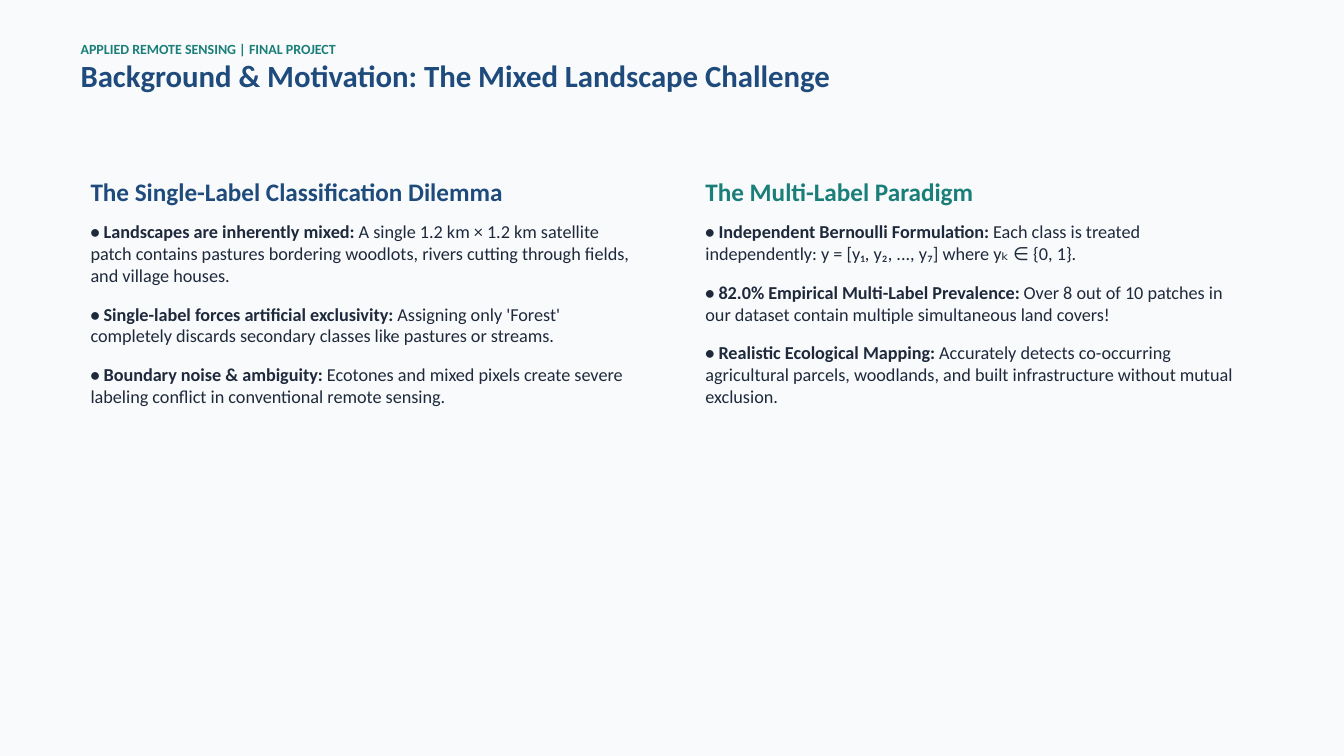
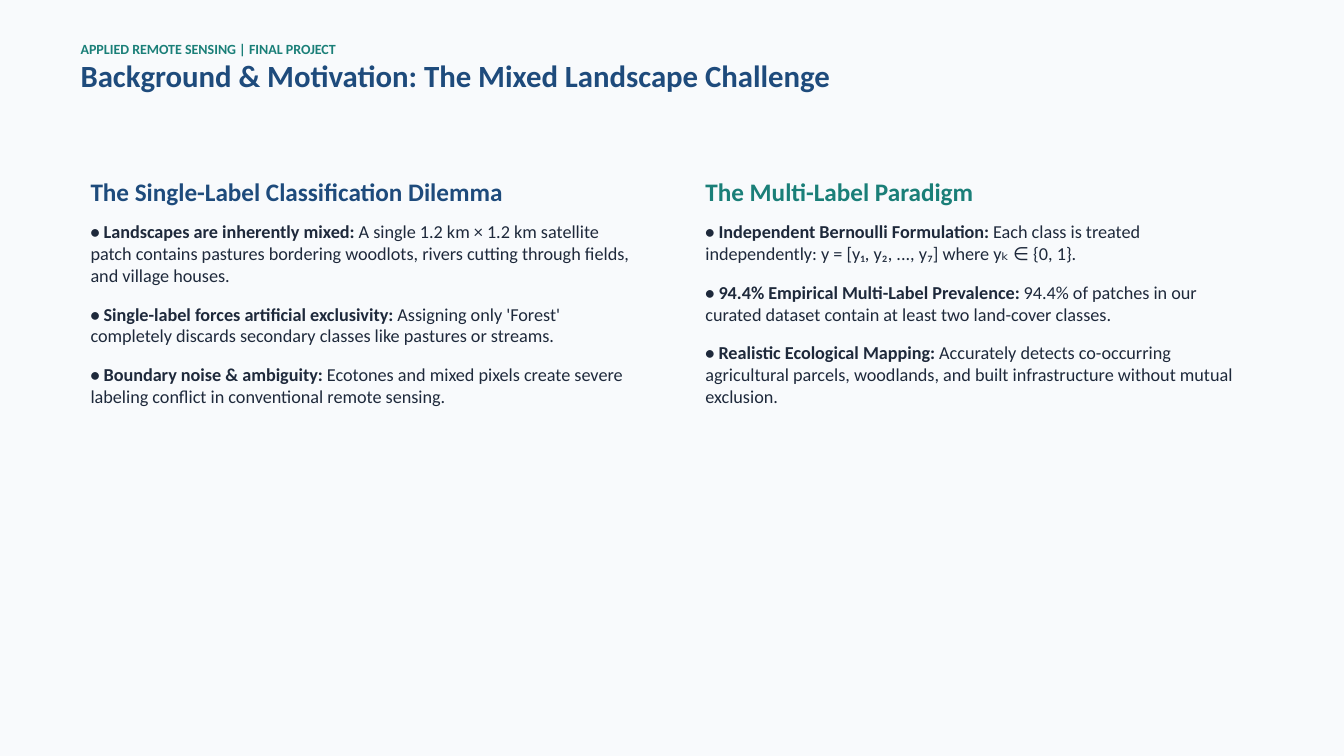
Before and after one commit to mandalasaicharan330-web/Remote-Sensing, a slide deck: slide 2 of presentation/final_project_presentation.pptx. Drawn at 1344x756 pixels with LibreOffice and Linux fonts; fonts in the diff are those of the drawing. Boxes give left, top, right and bottom in pixels: in the first picture for what was removed or moved away, otherwise in the second. Text is boxed around its words. In the diff, an @@ line names an element or a change of style, - is before the commit and + after.

```diff
--- a/presentation/final_project_presentation.pptx
+++ b/presentation/final_project_presentation.pptx
@@ text at <box>705,286,1196,321</box>: text changed @@
-• 82.0% Empirical Multi-Label Prevalence: Over 8 out of 10 patches in our dataset contain multiple simultaneous land covers!
+• 94.4% Empirical Multi-Label Prevalence: 94.4% of patches in our curated dataset contain at least two land-cover classes.
```
Also in this commit, not shown: 3 other slides changed, 21 other files.
